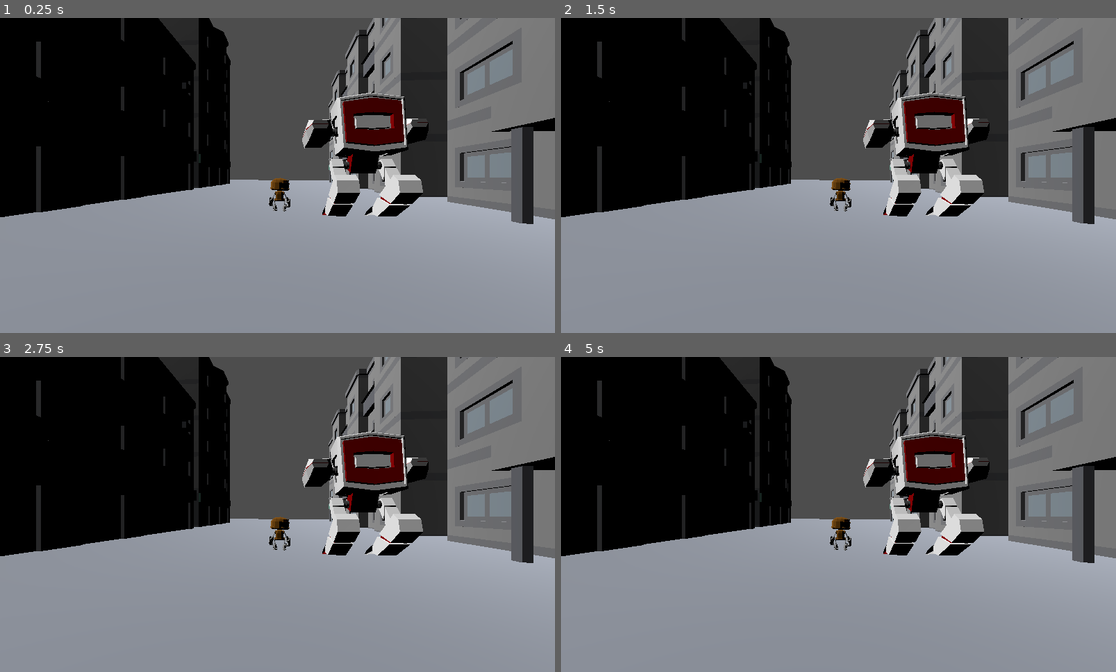
Above: before the commit, frames 1-4 (two rows, left to right).
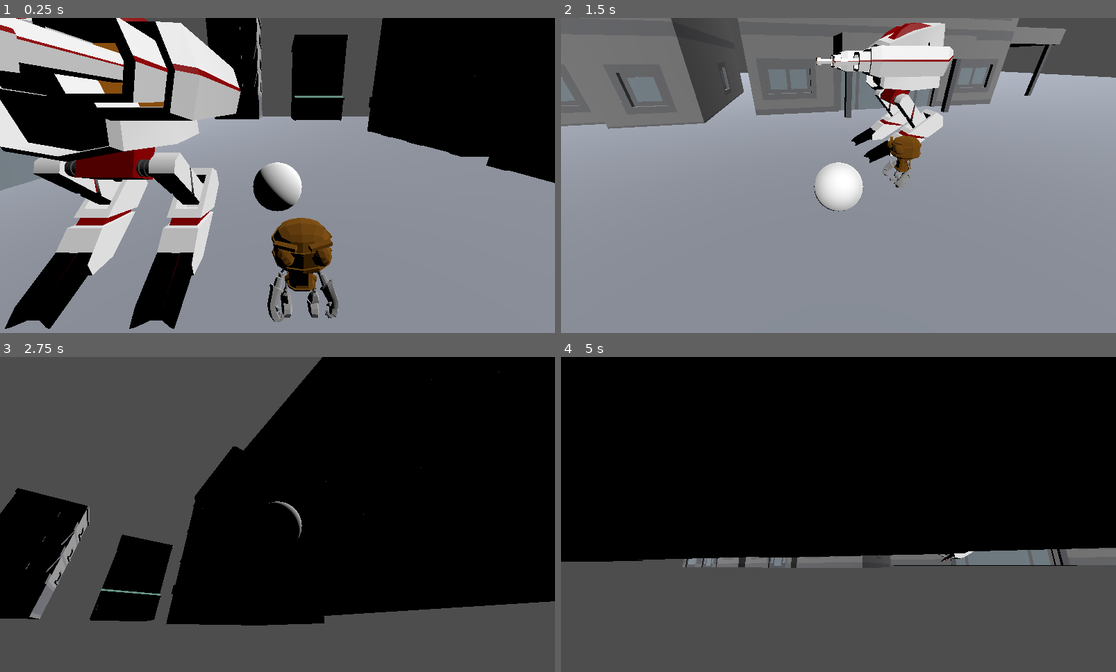
Above: after the commit, the same moments.

Repository: JojoMakesGames/Rogue-Bot
Game: Godot game, scene res://Scenes/Tests/Test_Factory.tscn
The game is run twice, just before and just after one commit, with the same random seed, the same clock (stepped at 60 frames per second) and the same inputs. This scene is started directly instead of the project's main scene.
Inputs (mouse positions are in pixels of both pictures, inside the frame that each line leads up to):
- Up to frame 1 (0.25 s): no input
- Up to frame 2 (1.5 s): tap Enter (ui_accept) at 0.5 s; move the mouse to (960, 159) at 0.52 s; hold Right (right) 0.53-1.28 s; tap E (hack) at 0.6, 1.35 s; tap Space (jump) at 0.77 s; move the mouse to (727, 191) at 1.27 s; hold S (down) from 1.28 s (still down)
- Up to frame 3 (2.75 s): tap Space (jump) at 1.52 s; move the mouse to (333, 445) at 2.02 s; release S (down) at 2.03 s; hold Right (right) from 2.03 s (still down); tap E (hack) at 2.1 s
- Up to frame 4 (5 s): move the mouse to (810, 577) at 2.77 s; release Right (right) at 2.78 s; hold Up (ui_up) 2.78-3.53 s; tap E (hack) at 2.85, 3.6, 4.35 s; tap Space (jump) at 3.02, 3.77, 4.52 s; move the mouse to (1005, 561) at 3.52 s; hold Left (left) from 3.53 s (still down); move the mouse to (672, 467) at 4.27 s

The runs differ from the first frame. In frame 1, 59% of the frame differs, in the area x 0-100%, y 0-99%; in frame 2, 57%; in frame 3, 91%, in the area x 0-100%, y 0-100%; in frame 4, 75%.

Commit message:
fix merge

Diff:
--- a/Scenes/Player/PlayerRobot.tscn
+++ b/Scenes/Player/PlayerRobot.tscn
@@ -34,7 +34,7 @@
 
 [node name="DetectionArea" type="Area3D" parent="."]
 collision_layer = 4
-collision_mask = 7
+collision_mask = 0
 
 [node name="CollisionShape3D" type="CollisionShape3D" parent="DetectionArea"]
 transform = Transform3D(4, 0, 0, 0, 4, 0, 0, 0, 4, 0, 0, 0)
--- a/Scenes/Tests/Test_Factory.tscn
+++ b/Scenes/Tests/Test_Factory.tscn
@@ -1,6 +1,6 @@
-[gd_scene load_steps=24 format=3 uid="uid://dmwgvdw5rgjwl"]
-
-[ext_resource type="PackedScene" uid="uid://iixcyb6kbowu" path="res://Scenes/Player/Player_Robot.tscn" id="1_yl0uc"]
+[gd_scene load_steps=25 format=3 uid="uid://cd6ivk6611ga7"]
+
+[ext_resource type="Script" path="res://Scripts/StateMachine/player.gd" id="1_xljny"]
 [ext_resource type="PackedScene" uid="uid://dad8wbpsthf6h" path="res://Assets/city/large_buildingA.glb" id="2_lqp4o"]
 [ext_resource type="PackedScene" uid="uid://cve2pdib4k403" path="res://Assets/city/large_buildingB.glb" id="3_prkpw"]
 [ext_resource type="PackedScene" uid="uid://ux3b2iauikuc" path="res://Assets/city/large_buildingF.glb" id="4_5w8jt"]
@@ -11,7 +11,8 @@
 [ext_resource type="PackedScene" uid="uid://c1ncexn2ng6w6" path="res://Assets/city/large_buildingG.glb" id="9_4mf0t"]
 [ext_resource type="PackedScene" uid="uid://b62g8x5aeenms" path="res://Assets/robot/Robot.glb" id="10_lcvpr"]
 [ext_resource type="PackedScene" uid="uid://d4jp03ufmwok0" path="res://Assets/policebot/policebot.glb" id="12_e85xm"]
-[ext_resource type="Material" uid="uid://dsfu6ywc8olxm" path="res://Assets/robot/Black.tres" id="12_vxaxg"]
+[ext_resource type="Material" path="res://Assets/robot/Black.tres" id="12_vxaxg"]
+[ext_resource type="PackedScene" uid="uid://evj67m3f7pbo" path="res://Scenes/Player/PlayerRobot.tscn" id="13_qafv8"]
 
 [sub_resource type="WorldBoundaryShape3D" id="WorldBoundaryShape3D_u1id3"]
 
@@ -48,11 +49,9 @@
 [node name="Test_Factory" type="Node3D"]
 transform = Transform3D(1, 0, 0, 0, 1, 0, 0, 0, 1, -0.117409, -0.0817375, -0.0651064)
 
-[node name="Player_Robot" parent="." instance=ExtResource("1_yl0uc")]
-transform = Transform3D(1, 0, 0, 0, 1, 0, 0, 0, 1, 0.324801, -0.925916, 1.70537)
-
-[node name="Camera3D" type="Camera3D" parent="Player_Robot"]
-transform = Transform3D(-0.998806, 0, -0.0488498, 0, 1, 0, 0.0488498, 0, -0.998806, 0, 0, -6.65903)
+[node name="Player" type="Node3D" parent="." node_paths=PackedStringArray("hacked_object")]
+script = ExtResource("1_xljny")
+hacked_object = NodePath("../PlayerRobot")
 
 [node name="DirectionalLight3D" type="DirectionalLight3D" parent="."]
 transform = Transform3D(0.694972, -0.0323672, 0.718308, -0.719037, -0.031284, 0.694268, 0, -0.998986, -0.0450147, 10.3053, 36.6386, 20.7369)
@@ -84,14 +83,14 @@
 bones/47/rotation = Quaternion(0.277154, -3.12318e-07, 4.08035e-08, 0.960825)
 
 [node name="FootL_2" parent="Robot/RobotArmature/Skeleton3D" index="0"]
-transform = Transform3D(1, -8.52651e-14, -8.57092e-14, 5.68434e-14, 1, 1.2666e-07, -2.35367e-14, -1.11759e-07, 1, 0.624058, 0.397664, 0.191114)
+transform = Transform3D(1, -9.04493e-14, -8.55628e-14, 5.16219e-14, 1, 1.25413e-07, -2.37132e-14, -1.12943e-07, 1, 0.624058, 0.397664, 0.191114)
 bone_idx = 2
 
 [node name="FootL_2" parent="Robot/RobotArmature/Skeleton3D/FootL_2" index="0"]
 material_override = ExtResource("12_vxaxg")
 
 [node name="Head_2" parent="Robot/RobotArmature/Skeleton3D" index="1"]
-transform = Transform3D(0.997344, -0.0605066, -0.0405411, 0.0602789, 0.998158, -0.00681537, 0.0408788, 0.00435347, 0.999154, -0.060939, 3.65065, 0.0399589)
+transform = Transform3D(0.997344, -0.0605066, -0.0405411, 0.0602789, 0.998158, -0.00681538, 0.0408788, 0.00435346, 0.999154, -0.060939, 3.65065, 0.0399589)
 bone_idx = 9
 
 [node name="Head_2" parent="Robot/RobotArmature/Skeleton3D/Head_2" index="0"]
@@ -105,21 +104,21 @@
 material_override = ExtResource("12_vxaxg")
 
 [node name="ShoulderL_2" parent="Robot/RobotArmature/Skeleton3D" index="3"]
-transform = Transform3D(0.434578, 0.900634, -1.10357e-07, -0.900634, 0.434578, -1.49874e-07, -3.58294e-08, 1.43193e-07, 1, 0.582681, 2.40805, -0.0209942)
+transform = Transform3D(0.434578, 0.900634, -1.10357e-07, -0.900634, 0.434578, -1.51178e-07, -2.47145e-08, 1.41006e-07, 1, 0.582681, 2.40805, -0.0209942)
 bone_idx = 25
 
 [node name="ShoulderL_2" parent="Robot/RobotArmature/Skeleton3D/ShoulderL_2" index="0"]
 material_override = ExtResource("12_vxaxg")
 
 [node name="ArmR" parent="Robot/RobotArmature/Skeleton3D" index="4"]
-transform = Transform3D(0.101816, -0.202931, -2.08616e-07, 0.202145, 0.101422, 0.0199571, -0.0178377, -0.00894988, 0.226162, -0.82569, 2.01812, 0.0402434)
+transform = Transform3D(0.101816, -0.202931, -2.04752e-07, 0.202145, 0.101422, 0.0199571, -0.0178377, -0.00894988, 0.226162, -0.82569, 2.01812, 0.0402434)
 bone_idx = 40
 
 [node name="ArmR" parent="Robot/RobotArmature/Skeleton3D/ArmR" index="0"]
 material_override = ExtResource("12_vxaxg")
 
 [node name="ShoulderR_2" parent="Robot/RobotArmature/Skeleton3D" index="5"]
-transform = Transform3D(0.448449, -0.893808, -7.38107e-08, 0.893808, 0.448449, -5.36874e-08, 4.91088e-08, -6.47962e-08, 1, -0.636986, 2.40748, -0.0209942)
+transform = Transform3D(0.448449, -0.893808, -7.38107e-08, 0.893808, 0.448449, -5.59598e-08, 4.06638e-08, -6.70583e-08, 1, -0.636986, 2.40748, -0.0209942)
 bone_idx = 41
 
 [node name="ShoulderR_2" parent="Robot/RobotArmature/Skeleton3D/ShoulderR_2" index="0"]
@@ -140,14 +139,14 @@
 material_override = ExtResource("12_vxaxg")
 
 [node name="LowerLegR_2" parent="Robot/RobotArmature/Skeleton3D" index="8"]
-transform = Transform3D(0.962589, -0.00859097, -0.270827, -0.0120751, 0.997147, -0.0745333, 0.270696, 0.075029, 0.959728, -0.730434, 0.372037, 0.206395)
+transform = Transform3D(0.962589, -0.00859097, -0.270827, -0.0120751, 0.997147, -0.0745333, 0.270696, 0.0750291, 0.959728, -0.730434, 0.372037, 0.206395)
 bone_idx = 48
 
 [node name="LowerLegR_2" parent="Robot/RobotArmature/Skeleton3D/LowerLegR_2" index="0"]
 material_override = ExtResource("12_vxaxg")
 
 [node name="LegR" parent="Robot/RobotArmature/Skeleton3D" index="9"]
-transform = Transform3D(0.962472, 0.0441208, -0.267766, -0.0131833, 0.993133, 0.116261, 0.271059, -0.108362, 0.956436, -0.666557, 1.18434, 0.017944)
+transform = Transform3D(0.962472, 0.0441209, -0.267767, -0.0131833, 0.993133, 0.116261, 0.271059, -0.108362, 0.956437, -0.666557, 1.18434, 0.017944)
 bone_idx = 49
 
 [node name="LegR" parent="Robot/RobotArmature/Skeleton3D/LegR" index="0"]
@@ -161,7 +160,7 @@
 material_override = ExtResource("12_vxaxg")
 
 [node name="FootR_2" parent="Robot/RobotArmature/Skeleton3D" index="11"]
-transform = Transform3D(1, 3.41061e-13, 7.81597e-14, 3.41061e-13, 1, -1.30385e-07, -3.55271e-14, -3.72529e-09, 1, -0.637997, 0.397664, 0.191115)
+transform = Transform3D(1, 1.50881e-13, 2.04162e-13, 2.33564e-13, 1, -6.80682e-08, 1.68309e-14, -8.63645e-09, 1, -0.637997, 0.397664, 0.191115)
 bone_idx = 53
 
 [node name="FootR_2" parent="Robot/RobotArmature/Skeleton3D/FootR_2" index="0"]
@@ -255,4 +254,6 @@
 [node name="policebot" parent="." instance=ExtResource("12_e85xm")]
 transform = Transform3D(1, 0, 0, 0, 1, 0, 0, 0, 1, -2.60697, 1.63396, 0.571829)
 
+[node name="PlayerRobot" parent="." instance=ExtResource("13_qafv8")]
+
 [editable path="Robot"]
Not shown: 1 places in Scenes/Player/PlayerRobot.tscn that only renumber resources
